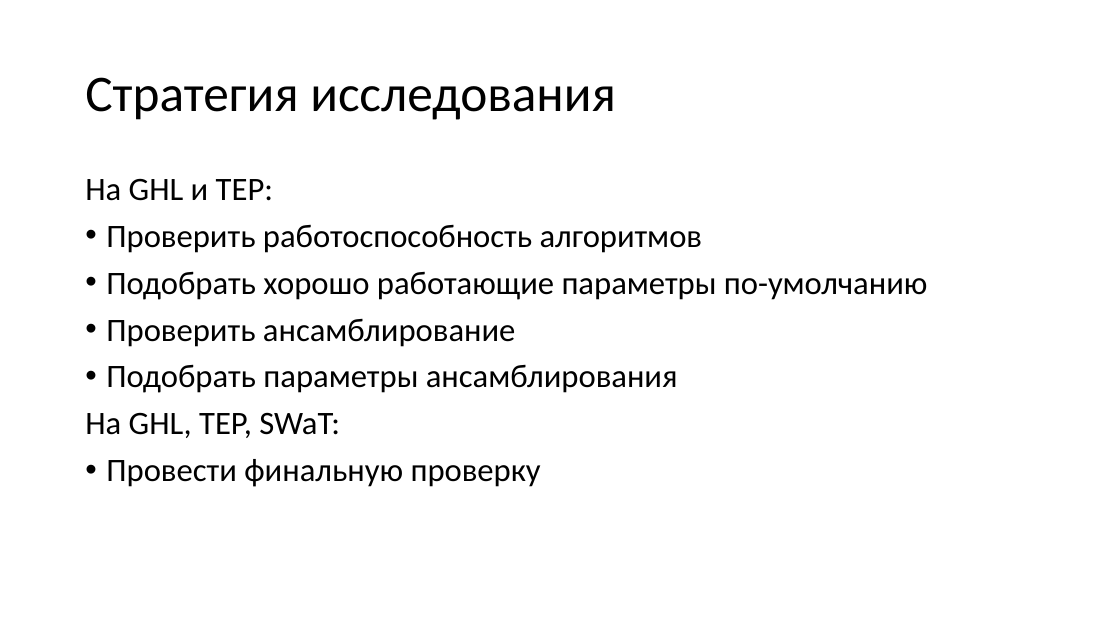
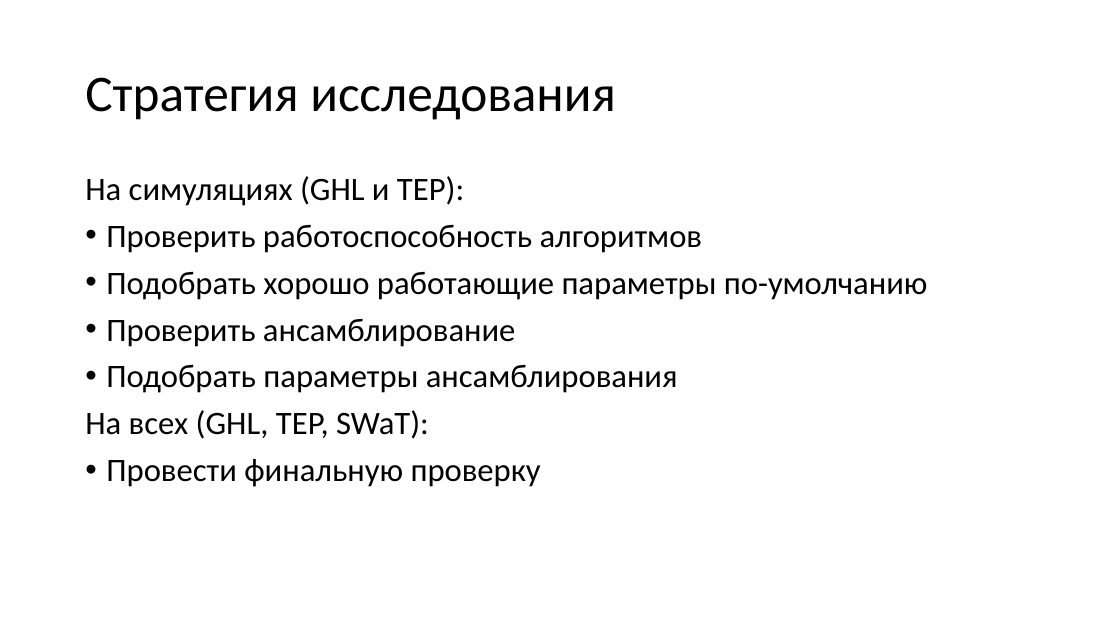
Before and after one commit to sau114/skillfactory_rds, a slide deck: slide 15 of module_final/story.pptx. Drawn at 1120x630 pixels with LibreOffice and Linux fonts; fonts in the diff are those of the drawing. Boxes give left, top, right and bottom in pixels: in the first picture for what was removed or moved away, otherwise in the second. Text is boxed around its words. In the diff, an @@ line names an element or a change of style, - is before the commit and + after.

```diff
--- a/module_final/story.pptx
+++ b/module_final/story.pptx
@@ text at bbox=[85, 176, 464, 206]: text changed @@
-На GHL и TEP:
+На симуляциях (GHL и TEP):
@@ text at bbox=[85, 410, 429, 439]: text changed @@
-На GHL, TEP, SWaT:
+На всех (GHL, TEP, SWaT):
```
Also in this commit, not shown: 5 other slides changed, 1 other file.
